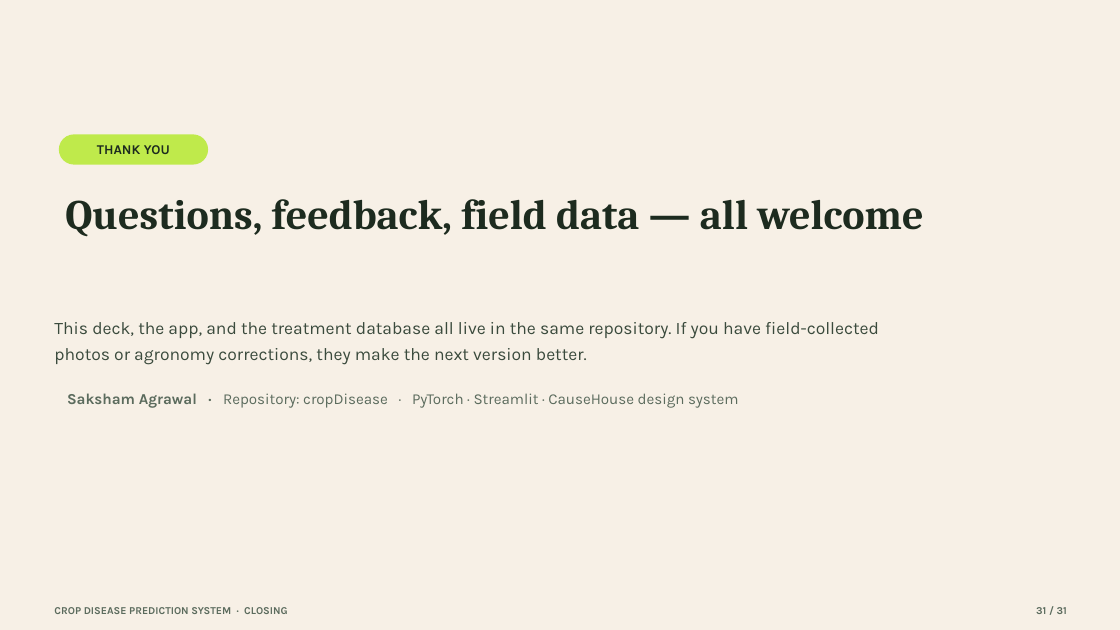
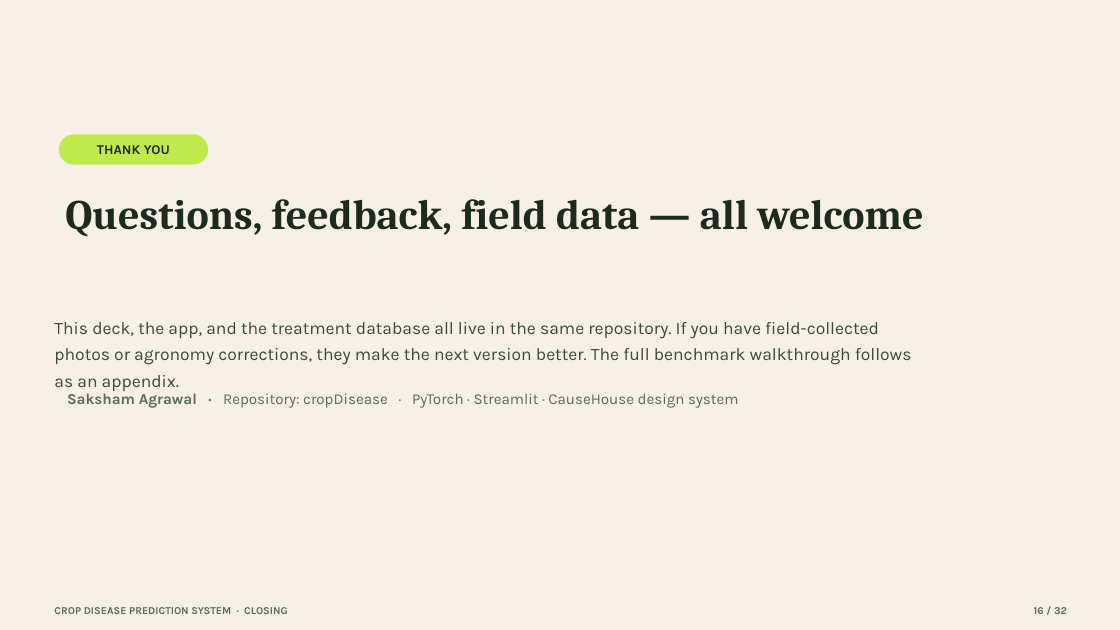
Before and after one commit to devSaksham/crop-disease-detection, a slide deck: slide 16 of presentation/Crop_Disease_Prediction_System.pptx (slide 31 before the commit). Drawn at 1120x630 pixels with LibreOffice and Linux fonts; fonts in the diff are those of the drawing. Boxes give left, top, right and bottom in pixels: in the first picture for what was removed or moved away, otherwise in the second. Text is boxed around its words. In the diff, an @@ line names an element or a change of style, - is before the commit and + after.

Commit message:
Restructure presentation: drop Grad-CAM, fix benchmark model/class attribution, add literature review, move plots to appendix
- Deleted the Grad-CAM slide entirely per review feedback.
- Corrected wording that implied the benchmark study compared the two
  production architectures (residual CNN / CBAM CNN); it actually compares
  a from-scratch VGG-style CNN vs. EfficientNetB3 transfer learning on a
  15-class, 3-crop subset -- fixed on the "At a Glance" stat card and the
  benchmark methodology slide, which now explicitly distinguishes the two
  studies.
- Added a five-point Literature Review slide (Hughes & Salathe, Mohanty et
  al., He et al., Tan & Le, Singh et al.), sourced from the citations
  already verified in the LaTeX end-term report.
- Trimmed the main flow to 16 concise slides and moved the 15 detailed
  benchmark plots (EDA, learning curves, confusion matrices, ROC/PR,
  calibration, error gallery, full metrics table) after the Thank You
  slide as a labelled appendix, behind a new divider slide.
- Added a benchmark-scope caveat to the Limitations slide and renumbered
  all footers (now NN / 32).

```diff
--- a/presentation/Crop_Disease_Prediction_System.pptx
+++ b/presentation/Crop_Disease_Prediction_System.pptx
@@ text at (x1=54, y1=322, x2=912, y2=391): text changed @@
-This deck, the app, and the treatment database all live in the same repository. If you have field-collected photos or agronomy corrections, they make the next version better.
+This deck, the app, and the treatment database all live in the same repository. If you have field-collected photos or agronomy corrections, they make the next version better. The full benchmark walkthrough follows as an appendix.
@@ text at (x1=1034, y1=607, x2=1067, y2=614): text changed @@
-31 / 31
+16 / 32
```
Also in this commit, not shown: 29 other slides changed, 2 slides added, 1 slide removed.
